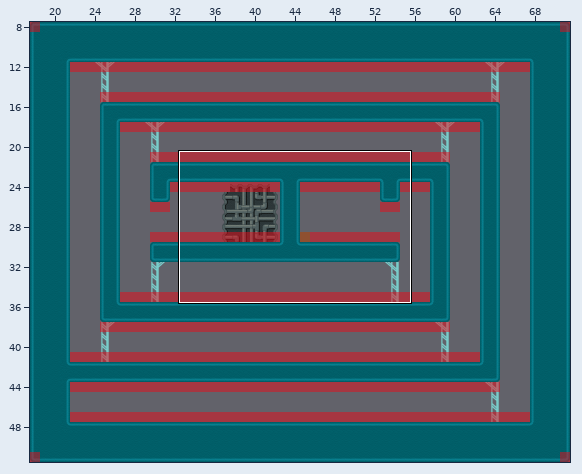
Two versions of a level (Tiled map (JSON), assets/jsons/levels/level18.json). The first picture is a wide view before the edit; the outline marks the close-up.
Close-up. Before:
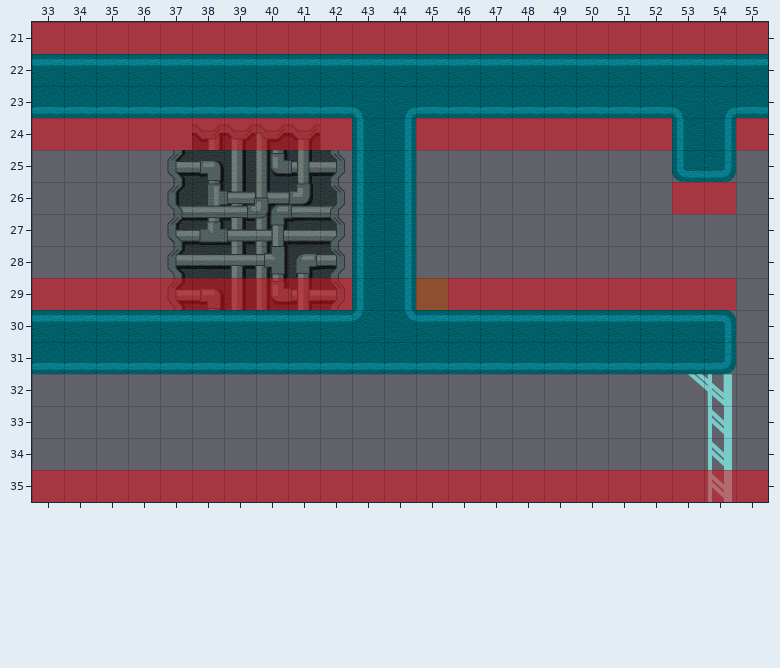
Cells are 64x64 px. Shown: x 33..55, y 21..35. Not drawn, because the pictures are missing: unchanged layer "Terrain".
The result:
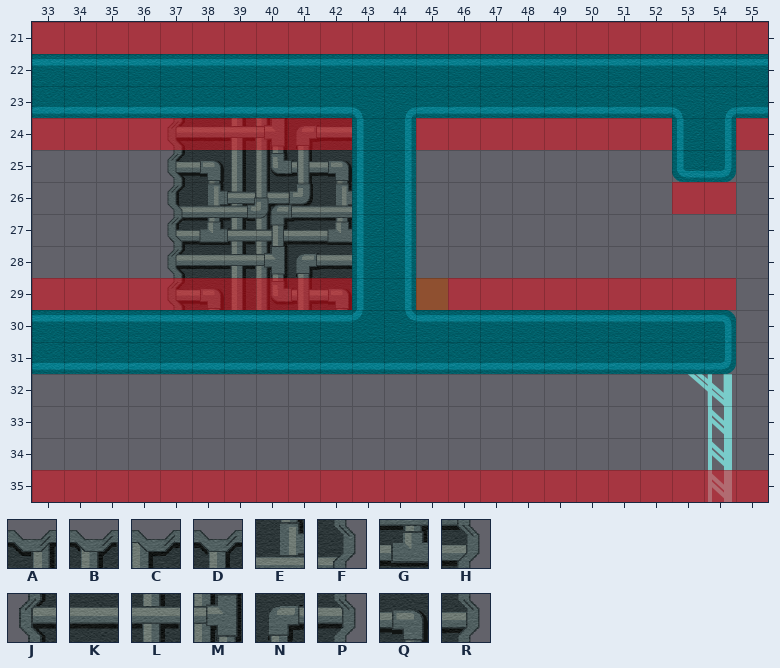
Key: from "reactor": A 1 "reactor", B 2 "reactor", C 3 "reactor", D 4 "reactor", E 7 "reactor", F 11 "reactor", G 13 "reactor", H 17 "reactor", J 18 "reactor", K 19 "reactor", L 20 "reactor", M 21 "reactor", N 22 "reactor", P 23 "reactor", Q 25 "reactor", R 29 "reactor".
_ is an empty cell.
Message: fixing reactor tileset use in levels
Difference:
Layer "Background":
y 24: x 37..42 _ABCD_ -> JKLMNK
y 25: x 42 R -> Q
y 26: x 42 F -> E
y 27: x 42 H -> G
y 28: x 42 P -> K
y 29: x 42 R -> Q
Boxes around the changes in both close-ups, in picture pixels (x1, y1, x2, y2):
changed: (167, 118, 352, 310)
